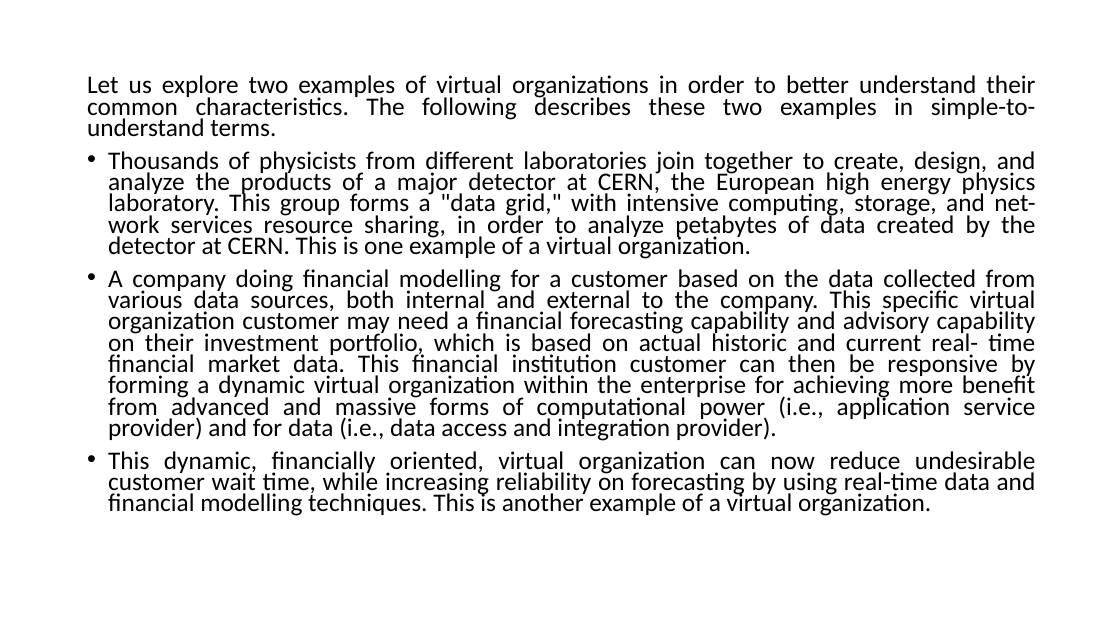
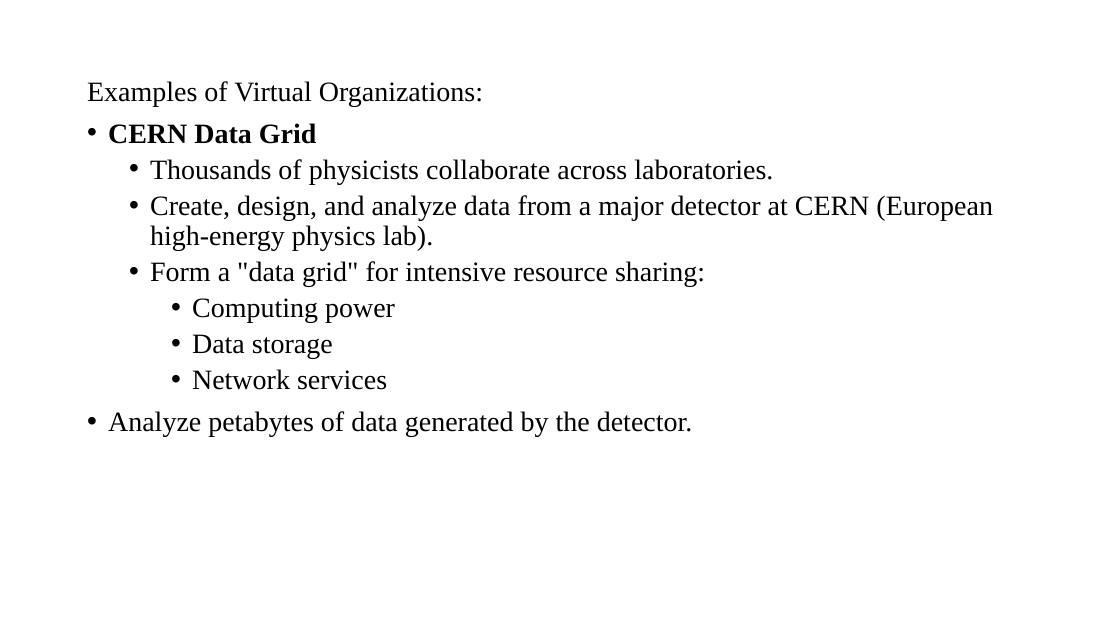
Before and after one commit to CSE-2026/4th-year-sem-2, a slide deck: slide 11 of HPC/UNIT1-PPT.pptx (slide 12 before the commit). Drawn at 1120x630 pixels with LibreOffice and Linux fonts; fonts in the diff are those of the drawing. Boxes give left, top, right and bottom in pixels: in the first picture for what was removed or moved away, otherwise in the second. Text is boxed around its words. In the diff, an @@ line names an element or a change of style, - is before the commit and + after.

```diff
--- a/HPC/UNIT1-PPT.pptx
+++ b/HPC/UNIT1-PPT.pptx
@@ text at box(87, 81, 993, 437): text changed; size 21.7 to 24 pt; font Calibri to Times New Roman @@
-Let us explore two examples of virtual organizations in order to better understand their common characteristics. The following describes these two examples in simple-to-understand terms.
-• Thousands of physicists from different laboratories join together to create, design, and analyze the products of a major detector at CERN, the European high energy physics laboratory. This group forms a "data grid," with intensive computing, storage, and net- work services resource sharing, in order to analyze petabytes of data created by the detector at CERN. This is one example of a virtual organization.
-• A company doing financial modelling for a customer based on the data collected from various data sources, both internal and external to the company. This specific virtual organization customer may need a financial forecasting capability and advisory capability on their investment portfolio, which is based on actual historic and current real- time financial market data. This financial institution customer can then be responsive by forming a dynamic virtual organization within the enterprise for achieving more benefit from advanced and massive forms of computational power (i.e., application service provider) and for data (i.e., data access and integration provider).
-• This dynamic, financially oriented, virtual organization can now reduce undesirable customer wait time, while increasing reliability on forecasting by using real-time data and financial modelling techniques. This is another example of a virtual organization.
+Examples of Virtual Organizations:
+• CERN Data Grid
+  • Thousands of physicists collaborate across laboratories.
+  • Create, design, and analyze data from a major detector at CERN (European high-energy physics lab).
+  • Form a "data grid" for intensive resource sharing:
+    • Computing power
+    • Data storage
+    • Network services
+• Analyze petabytes of data generated by the detector.
```
Also in this commit, not shown: 27 other slides changed, 10 slides added, 4 slides removed, 5 other files.
